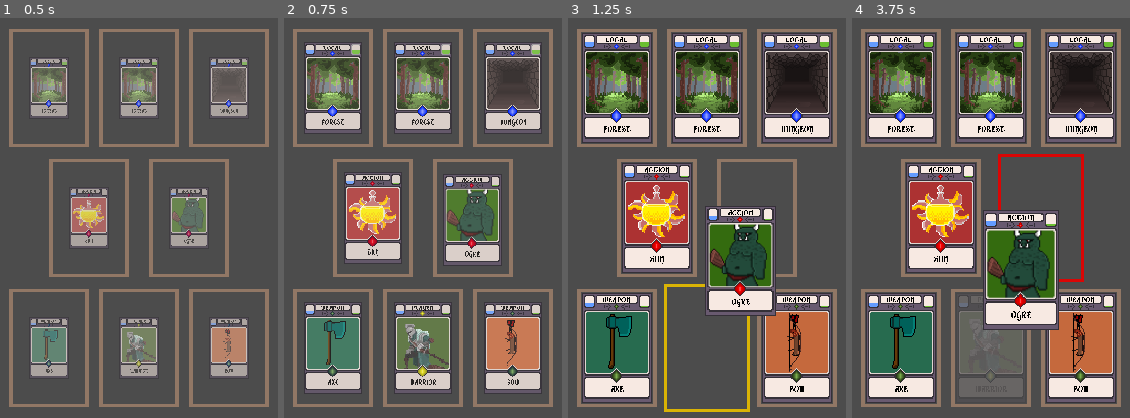
Above: before the commit, frames 1-4 (left to right).
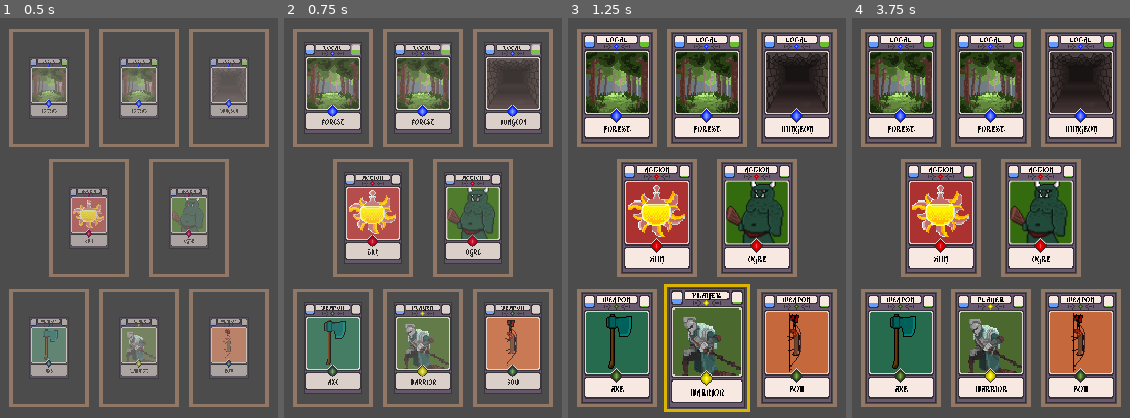
Above: after the commit, the same moments.

Repository: kdds22/Crawler-Card-RPG
Game: Godot game, scene res://scenes/MainCore.tscn
The game is run twice, just before and just after one commit, with the same random seed, the same clock (stepped at 60 frames per second) and the same inputs.
Inputs (mouse positions are in pixels of both pictures, inside the frame that each line leads up to):
- Up to frame 1 (0.5 s): no input
- Up to frame 2 (0.75 s): move the mouse to (423, 346) at 0.52 s; hold P (atk_enemy) from 0.53 s (still down)
- Up to frame 3 (1.25 s): keep holding P (atk_enemy); click (707, 346) at 0.8 s
- Up to frame 4 (3.75 s): move the mouse to (902, 346) at 1.27 s; release P (atk_enemy) at 1.28 s; click (902, 346) at 1.35 s; tap P (atk_enemy) at 1.55, 3.05 s; move the mouse to (1079, 346) at 2.02 s; hold P (atk_enemy) 2.03-2.78 s; click (1079, 346) at 2.3 s; move the mouse to (940, 218) at 2.77 s; click (940, 218) at 2.85 s; move the mouse to (1021, 270) at 3.52 s; hold P (atk_enemy) from 3.53 s (still down)

Frame 1 is identical in both runs. In frame 2, 1.9% of the frame differs, in the area x 57-79%, y 38-62%; in frame 3, 17%; in frame 4, 18%, in the area x 37-84%, y 34-96%.

Commit message:
Melhoria na Interação Inimigo-Player - Agora o inimigo ataca apos o jogador terminar a acao - Novos Bugs identificados - Escrever DevLog

Diff:
--- a/scripts/CardBase.gd
+++ b/scripts/CardBase.gd
@@ -53,48 +53,53 @@
 # Função pra Executar qualquer ação de "entrada" sobre a carta
 # Normalmente ações com o Mouse
 func _unhandled_input(event: InputEvent) -> void:
-
-	if event.is_action_pressed("atk_enemy") and my_info["Type"] == "Action" and my_info["Description"] == "Enemy":
-		atk_player()
-	if focused:
-		if event.is_action_pressed("click"):
-			match my_info["Type"]: # Verificação dos Tipos de carta... like StateMachine
-				"Local":
-					print("\nOps, clicou num:, "+my_info["Type"])
-					get_node(main_core_path).card_clicked(self)
-				_:
-					print("\nOps, clicou num:, "+my_info["Type"])
-					clicked = true
-					$Sprite.z_index = 1
-
-			## Mudar no Mapa
-
-		if event.is_action_released("click"):
-			moving = false
-			position = initial_position
-			$Sprite.z_index = 0
-			if clicked:
-				print(my_info["Name"], " - Soltei - ", clicked)
-				clicked = false
+	if CoreSystemManager.turn: # verifica se está no turno do Jogador
+		if focused:
+			if event.is_action_pressed("click"):
+				match my_info["Type"]: # Verificação dos Tipos de carta... like StateMachine
+					"Local":
+						print("\nOps, clicou num:, "+my_info["Type"])
+						get_node(main_core_path).card_clicked(self)
+					_:
+						print("\nOps, clicou num:, "+my_info["Type"])
+						clicked = true
+						$Sprite.z_index = 1
+
+				## Mudar no Mapa
+
+			if event.is_action_released("click"):
+				moving = false
+				position = initial_position
 				$Sprite.z_index = 0
-				print("\nunclicked: ",my_info["Name"]," - ", clicked)
-				position = initial_position
-
-				if CardManager._on_card_interacting != null:
-					print("\nInteração com: ",CardManager._on_card_interacting.my_info["Name"])
-					_on_interacting_card()
+				if clicked:
+					print(my_info["Name"], " - Soltei - ", clicked)
+					clicked = false
+					$Sprite.z_index = 0
+					print("\nunclicked: ",my_info["Name"]," - ", clicked)
+					position = initial_position
+
+					if CardManager._on_card_interacting != null:
+						print("\nInteração com: ",CardManager._on_card_interacting.my_info["Name"])
+						_on_interacting_card()
+					else:
+						print("\n\nvaziooooo.... nenhuma interação\n\n")
+
 				else:
-					print("\n\nvaziooooo.... nenhuma interação\n\n")
-
-			else:
-				print(my_info["Name"], ", interação - ", clicked)
-
-
-	if clicked and event is InputEventMouseMotion:
-		if my_info["Type"] == "Weapon":
-			moving = true
-		if my_info["Type"] == "Action" and my_info["Description"] == "Potion":
-			moving = true
+					print(my_info["Name"], ", interação - ", clicked)
+
+
+		if clicked and event is InputEventMouseMotion:
+			if my_info["Type"] == "Weapon":
+				moving = true
+			if my_info["Type"] == "Action" and my_info["Description"] == "Potion":
+				moving = true
+	else: # verifica se esta no turno do sistema / inimigos / npc
+		if event.is_action_pressed("atk_enemy") or (my_info["Type"] == "Action" and my_info["Description"] == "Enemy"):
+			set_process_unhandled_input(false)
+			CoreSystemManager.process = false
+			yield(get_tree().create_timer(1, false),"timeout")
+			atk_player()
+
 
 	pass # func _input
 
@@ -235,22 +240,24 @@
 
 # Referencia a Carta que esta sendo FOCADA
 func _on_CardBase_mouse_entered() -> void:
-	focused = true
-	print(my_info["Name"], "\nFocado: ", focused)
-	get_parent().scale = Vector2(1.2,1.2)
-	get_parent().self_modulate = my_info["Moldure_Color"]
+	if CoreSystemManager.process:
+		focused = true
+		print(my_info["Name"], "\nFocado: ", focused)
+		get_parent().scale = Vector2(1.2,1.2)
+		get_parent().self_modulate = my_info["Moldure_Color"]
 
 	pass # func _on_CardBase_mouse_entered
 
 
 # Referencia a Carta que esta sendo "DES"FOCADA
 func _on_CardBase_mouse_exited() -> void:
-	if not moving:
-		focused = false
-		print(my_info["Name"], "\nFocado: ", focused)
-		clicked = false
-		get_parent().scale = Vector2(1.1,1.1)
-		get_parent().self_modulate = Color(1,1,1)
+	if CoreSystemManager.process:
+		if not moving:
+			focused = false
+			print(my_info["Name"], "\nFocado: ", focused)
+			clicked = false
+			get_parent().scale = Vector2(1.1,1.1)
+			get_parent().self_modulate = Color(1,1,1)
 
 	pass # func _on_CardBase_mouse_exited
 
@@ -283,6 +290,7 @@
 	var _on_card = CardManager._on_card_interacting
 	print("\n_on_interacting_card - my_info: \n",my_info)
 	if my_info["Type"] == "Weapon" and _on_card.my_info["Type"] == "Action" and _on_card.my_info["Name"] == "Ogre":
+		CoreSystemManager.turn = false
 		_on_card.call_anim_hit()
 		pass
 
@@ -308,16 +316,21 @@
 func atk_player():
 	$Tween.interpolate_property(self, "global_position", global_position, get_node("/root/MainCore").ref_player.global_position, .5, Tween.TRANS_EXPO, Tween.EASE_IN)
 	$Tween.start()
-	print("start tween")
 	yield($Tween,"tween_completed")
 	get_node("/root/MainCore").ref_player.call_anim_hit()
 	$Tween.interpolate_property(self, "position", position, initial_position, .5, Tween.TRANS_QUAD, Tween.EASE_OUT)
 	$Tween.start()
-	print("start tween 2")
+	yield($Tween,"tween_completed")
+	$Sprite.z_index = 0
+	focused = false
 	pass
 
 
 
 func _on_Tween_tween_all_completed() -> void:
+
 	$Tween.stop_all()
+	CoreSystemManager.turn = true
+	set_process_unhandled_input(true)
+	CoreSystemManager.process = true
 	pass # Replace with function body.
--- a/scripts/MainCore.gd
+++ b/scripts/MainCore.gd
@@ -6,6 +6,9 @@
 
 
 var ref_player : Object
+
+var enemy : bool = false # flag de já foi instanciado um Inimigo
+var potion : bool = false # flag de já foi instanciado uma Poção
 
 
 
@@ -25,18 +28,29 @@
 # Inicializa as cartas nas posições pre-definidas em $Cards
 # Inicializa já com atributos
 func start_pre_card_base(pos_table : Position2D):
+
 	var pos_group = str(pos_table.get_groups()[0])
 	var card_base = pre_card_base.instance()
+
 	var card_config = CardManager.get_card_type_start(pos_group, pos_table.get_index(), false)
-
 	card_base.set_card_atributes(card_config)
 	card_base.add_to_group(str(pos_table.get_groups()[0]))
 	card_base.my_info["Index"] = pos_table.get_index()
+	# não pode vir 2 cartas do mesmo Action_Type (ex.: 2 ogros, ou 2 poções)
+	while (card_config["Description"] == "Enemy" and enemy == true) or (card_config["Description"] == "Potion" and potion == true):
+		card_config = CardManager.get_card_type_start(pos_group, pos_table.get_index(), false)
+		card_base.set_card_atributes(card_config)
+		card_base.add_to_group(str(pos_table.get_groups()[0]))
+		card_base.my_info["Index"] = pos_table.get_index()
 
 	$CardsTable.get_child(pos_table.get_index()).add_child(card_base)
 
 	if card_base.my_info["Type"] == "Player":
 		ref_player = card_base # seta a referencia do Objeto-Player... mantendo todos os atributos pra facilitar conexões
+	if card_base.my_info["Description"] == "Enemy":
+		enemy = true
+	if card_base.my_info["Description"] == "Potion":
+		potion = true
 
 	pass # func start_pre_card_base
 
--- a/scripts/Mouse.gd
+++ b/scripts/Mouse.gd
@@ -9,8 +9,8 @@
 
 
 func _process(delta: float) -> void:
-
-	position = get_global_mouse_position()
+	if CoreSystemManager.process:
+		position = get_global_mouse_position()
 
 	pass
 
--- a/scripts/global/CardManager.gd
+++ b/scripts/global/CardManager.gd
@@ -51,6 +51,7 @@
 
 func _ready() -> void:
 	randomize()
+	CoreSystemManager.turn = true
 
 	pass # func _ready
 
--- a/scripts/global/CoreSystemManager.gd
+++ b/scripts/global/CoreSystemManager.gd
@@ -32,6 +32,8 @@
 
 ##### Actual Cards #####
 
+var turn : bool = false # Flag do turno Player-Sistema
+var process : bool = true # Flag de ação do Player
 
 
 
